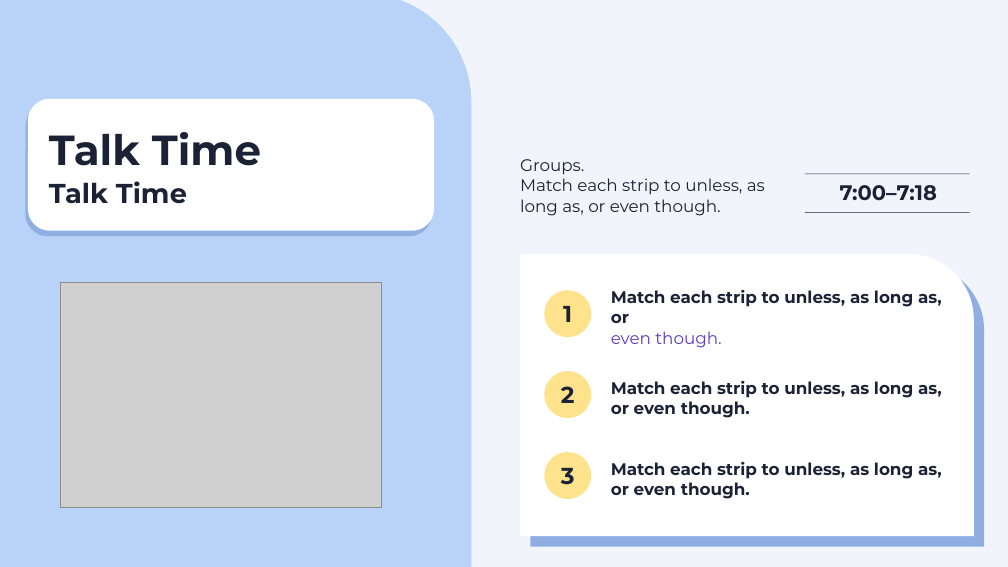
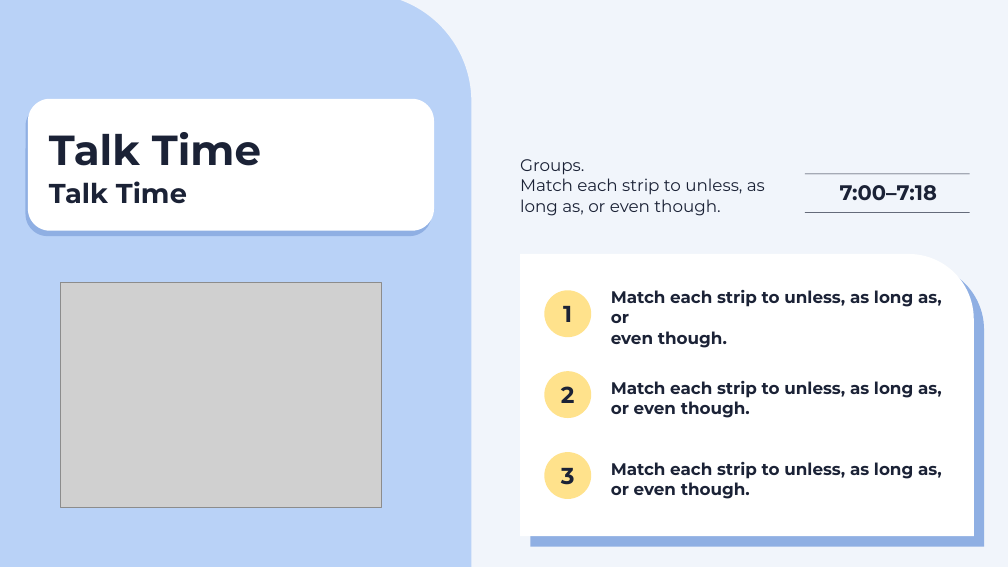
Before and after one commit to sdpursley/ESL-Curriculum, a slide deck: slide 21 of level5/slides/Level5_Lesson4_Slides.pptx. Drawn at 1008x567 pixels with LibreOffice and Linux fonts; fonts in the diff are those of the drawing; grey boxes stand for pictures. Boxes give left, top, right and bottom in pixels: in the first picture for what was removed or moved away, otherwise in the second. Text is boxed around its words. In the diff, an @@ line names an element or a change of style, - is before the commit and + after.

```diff
--- a/level5/slides/Level5_Lesson4_Slides.pptx
+++ b/level5/slides/Level5_Lesson4_Slides.pptx
@@ text at [611,331,727,348]: text colour #5B3FC4 to #1B2236, bold on in "even though." @@
```
Also in this commit, not shown: 3 other slides changed, 9 other files.
